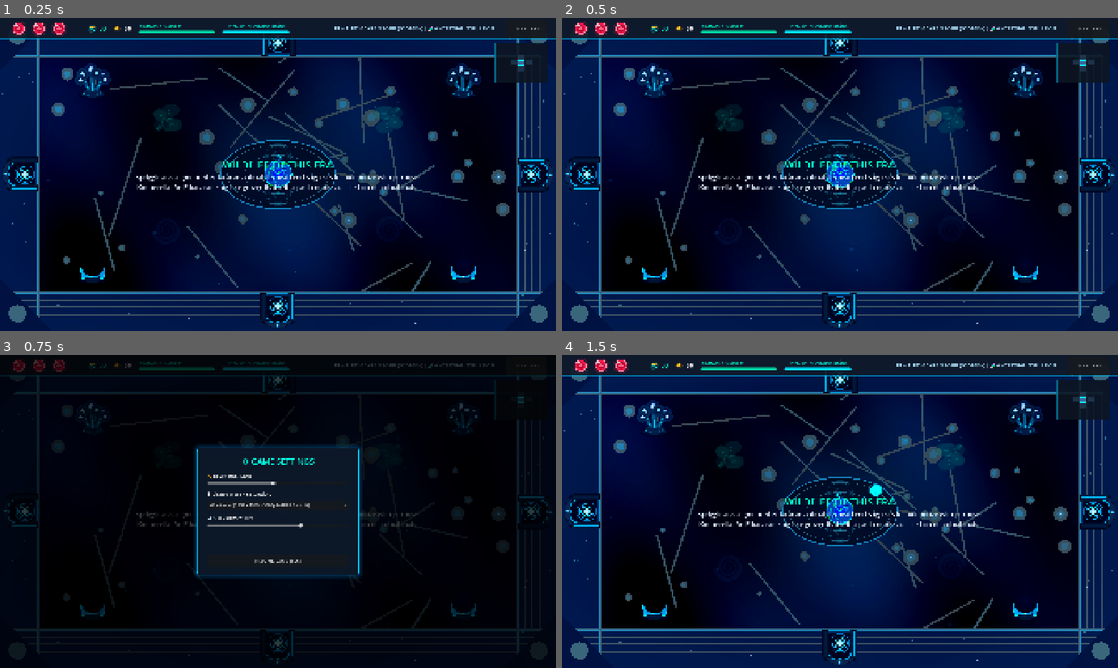
Above: before the commit, frames 1-4 (two rows, left to right).
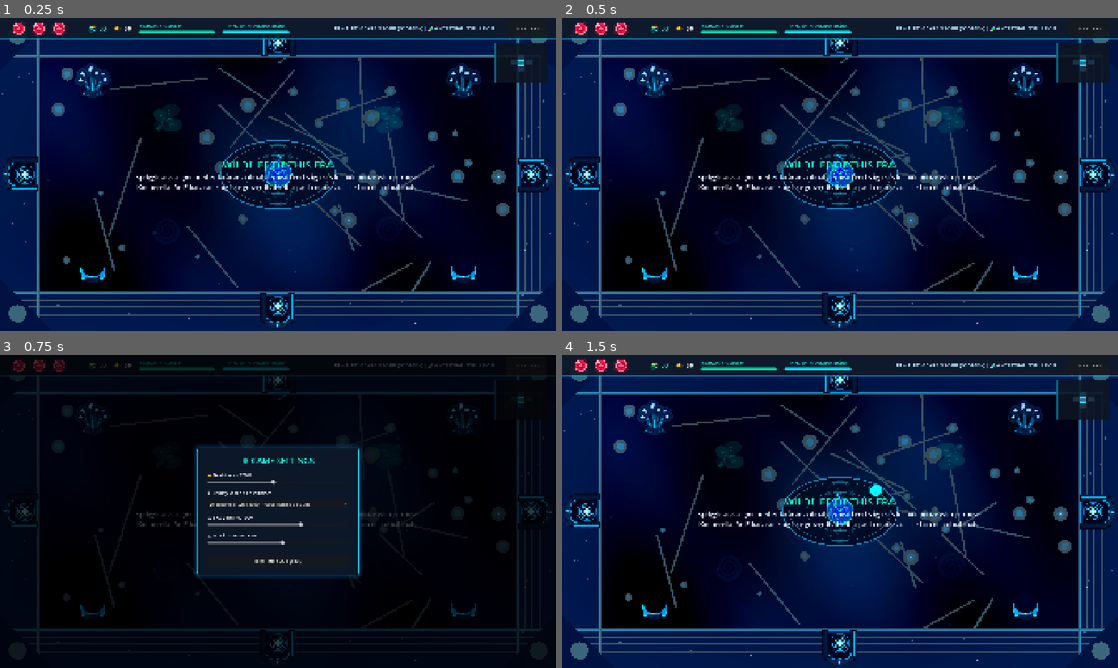
Above: after the commit, the same moments.

Repository: kurosatto/Game
Game: Godot game, scene res://Main.tscn
Two runs of this game, one before a commit and one after it. Both use one fixed random seed, a clock stepped at 60 frames per second and the inputs below.
Inputs:
- Up to frame 1 (0.25 s): no input
- Up to frame 2 (0.5 s): no input
- Up to frame 3 (0.75 s): click "⚙ SETTINGS" at 0.5 s
- Up to frame 4 (1.5 s): click "RESUME GAME (ESC)" at 1.25 s

Frames 1-2 are identical in both runs. In frame 3, 1.0% of the frame differs, in the area x 37-63%, y 32-68%; in frame 4, nothing differs.

Commit message:
Ambient music, new sound effects and click-free SFX
- generate_music.py renders four seamless ambient loops (tidepool, reef,
  abyss, boss) and new effects for dash, zap, evolution pick, boss intro
  and room clear; hit and enemy death are rebuilt warmer, and shoot,
  hurt and explosion tails are faded so they no longer click
- SoundManager plays effects on an SFX bus and crossfades music on a
  Music bus: calm track per floor, boss track in boss rooms
- Settings gets a Music Volume slider (saved with the other settings)

Co-Authored-By: Claude Opus 5.5 <noreply@anthropic.com>

Diff:
--- a/HUD.gd
+++ b/HUD.gd
@@ -95,6 +95,25 @@
     volume_slider.value = SettingsManager.sfx_volume
     update_volume_label(SettingsManager.sfx_volume)
     volume_slider.value_changed.connect(_on_volume_changed)
+
+    # Music volume: a copy of the SFX row, added under it
+    var music_section = $SettingsModal/Panel/Margin/VBox/VolumeSection.duplicate()
+    music_section.name = "MusicSection"
+    $SettingsModal/Panel/Margin/VBox.add_child(music_section)
+    $SettingsModal/Panel/Margin/VBox.move_child(music_section, $SettingsModal/Panel/Margin/VBox/VolumeSection.get_index() + 1)
+    music_label = music_section.get_node("VolumeLabel")
+    var music_slider: HSlider = music_section.get_node("VolumeSlider")
+    music_slider.value = SettingsManager.music_volume
+    update_music_label(SettingsManager.music_volume)
+    music_slider.value_changed.connect(func(val):
+        SettingsManager.set_music_volume(val)
+        update_music_label(val)
+    )
+
+var music_label: Label
+
+func update_music_label(val: float):
+    music_label.text = "🎵 Music Volume: %d%%" % int(val * 100)
 
 func _unhandled_input(event: InputEvent):
     if event is InputEventKey and event.pressed and not event.echo:
@@ -466,4 +485,5 @@
     if evolution_modal:
         evolution_modal.visible = false
     get_tree().paused = false
+    SoundManager.play_sfx("evolve")
     evolution_selected.emit(floor_num, choice_idx)
--- a/Main.gd
+++ b/Main.gd
@@ -95,6 +95,7 @@
 
 func generate_floor():
     hud.update_floor(floor_number)
+    SoundManager.play_music(SoundManager.music_for_floor(floor_number))
 
     dungeon_rooms = level_gen.generate_level(floor_number)
     current_room_pos = Vector2i(4, 4)
@@ -142,6 +143,8 @@
     return false
 
 func register_boss(boss_node: Node):
+    SoundManager.play_sfx("boss_intro")
+    SoundManager.play_music("boss")
     boss_node.boss_health_changed.connect(hud.show_boss_health)
     boss_node.enemy_died.connect(hud.hide_boss_health)
     var boss_floor_color = get_boss_floor_color(floor_number)
@@ -272,6 +275,7 @@
     hud.show_item_banner(title, desc)
 
 func on_boss_defeated(f_num: int):
+    SoundManager.play_music(SoundManager.music_for_floor(f_num))
     if f_num >= 5:
         # Ultimate Final Boss Defeated!
         hud.show_victory(player.get_evolution_summary())
--- a/Player.gd
+++ b/Player.gd
@@ -308,7 +308,7 @@
     var iframe_dur = current_dash_perks.get("invulnerable_duration", 0.28)
     invincibility_time = iframe_dur
 
-    SoundManager.play_sfx("door_open", 1.9, -1.0)
+    SoundManager.play_sfx("dash")
 
     # Camouflage active stealth (Phantom Cuttlefish)
     if current_dash_perks.get("camouflage", false):
@@ -494,8 +494,7 @@
     discharge_cooldown = max_discharge_cooldown
     discharge_updated.emit(discharge_cooldown, max_discharge_cooldown)
 
-    SoundManager.play_sfx("explosion", 1.8, 1.0)
-    SoundManager.play_sfx("shoot", 0.7, 2.0)
+    SoundManager.play_sfx("zap")
 
     var main = get_tree().get_first_node_in_group("main")
     if main and main.has_method("shake_camera"):
--- a/Room.gd
+++ b/Room.gd
@@ -507,6 +507,7 @@
 
 func clear_room():
     room_data.cleared = true
+    SoundManager.play_sfx("room_clear")
 
     for d_dir in door_nodes:
         door_nodes[d_dir].open_door()
--- a/SettingsManager.gd
+++ b/SettingsManager.gd
@@ -6,6 +6,7 @@
 
 var brightness: float = 1.2 # Default bright & vibrant
 var sfx_volume: float = 1.0
+var music_volume: float = 0.8
 var window_mode_index: int = 1 # Default 1920x1080 (Full HD)
 
 var config_path: String = "user://settings.cfg"
@@ -21,18 +22,21 @@
     if err == OK:
         brightness = config.get_value("graphics", "brightness", 1.2)
         sfx_volume = config.get_value("audio", "sfx_volume", 1.0)
+        music_volume = config.get_value("audio", "music_volume", 0.8)
         window_mode_index = config.get_value("display", "window_mode", 1)
 
 func save_settings():
     var config = ConfigFile.new()
     config.set_value("graphics", "brightness", brightness)
     config.set_value("audio", "sfx_volume", sfx_volume)
+    config.set_value("audio", "music_volume", music_volume)
     config.set_value("display", "window_mode", window_mode_index)
     config.save(config_path)
 
 func apply_all_settings():
     set_brightness(brightness)
     set_sfx_volume(sfx_volume)
+    set_music_volume(music_volume)
     set_window_mode(window_mode_index)
 
 func set_brightness(val: float):
@@ -50,13 +54,20 @@
     sfx_volume = clamp(val, 0.0, 1.5)
     sfx_volume_changed.emit(sfx_volume)
 
-    var bus_idx = AudioServer.get_bus_index("Master")
-    if val <= 0.01:
-        AudioServer.set_bus_mute(bus_idx, true)
-    else:
-        AudioServer.set_bus_mute(bus_idx, false)
-        var db = linear_to_db(val)
-        AudioServer.set_bus_volume_db(bus_idx, db)
+    _set_bus_volume("SFX", sfx_volume)
+
+func set_music_volume(val: float):
+    music_volume = clamp(val, 0.0, 1.5)
+    _set_bus_volume("Music", music_volume)
+
+# The SFX and Music buses are created by SoundManager, which loads first
+func _set_bus_volume(bus_name: String, val: float):
+    var bus_idx = AudioServer.get_bus_index(bus_name)
+    if bus_idx == -1:
+        return
+    AudioServer.set_bus_mute(bus_idx, val <= 0.01)
+    if val > 0.01:
+        AudioServer.set_bus_volume_db(bus_idx, linear_to_db(val))
 
 func set_window_mode(index: int):
     window_mode_index = index
--- a/SoundManager.gd
+++ b/SoundManager.gd
@@ -18,22 +18,83 @@
     "explosion":    -1.0,   # Bomb boom — impactful
     "boss_roar":    -3.0,   # Boss rumble — cinematic
     "level_up":     -3.0,   # Level up fanfare — rewarding
+    "dash":         -7.0,   # Water whoosh on dash
+    "zap":          -6.0,   # Bio-electric discharge
+    "evolve":       -4.0,   # Evolution card chosen
+    "boss_intro":   -2.0,   # Boss room entered
+    "room_clear":   -6.0,   # Last enemy in a room died
 }
+
+# Looping background tracks (generate_music.py), by name
+const MUSIC_TRACKS := ["tidepool", "reef", "abyss", "boss"]
+const MUSIC_VOLUME_DB := -10.0
+const MUSIC_FADE := 1.6
+
+var music_streams: Dictionary = {}
+var music_players: Array[AudioStreamPlayer] = []
+var music_active: int = 0
+var current_track: String = ""
 
 func _ready():
     process_mode = Node.PROCESS_MODE_ALWAYS
+    _ensure_bus("SFX")
+    _ensure_bus("Music")
     load_sounds()
     for i in range(pool_size):
         var ap = AudioStreamPlayer.new()
-        ap.bus = "Master"
+        ap.bus = "SFX"
         add_child(ap)
         player_pool.append(ap)
+    # Two music players so tracks can crossfade
+    for i in 2:
+        var mp = AudioStreamPlayer.new()
+        mp.bus = "Music"
+        mp.volume_db = -80.0
+        add_child(mp)
+        music_players.append(mp)
+
+func _ensure_bus(bus_name: String):
+    if AudioServer.get_bus_index(bus_name) != -1:
+        return
+    AudioServer.add_bus()
+    var idx = AudioServer.bus_count - 1
+    AudioServer.set_bus_name(idx, bus_name)
+    AudioServer.set_bus_send(idx, "Master")
 
 func load_sounds():
     for s_name in SOUND_VOLUMES.keys():
         var path = "res://assets/sfx/" + s_name + ".wav"
         if FileAccess.file_exists(path):
             sound_streams[s_name] = load(path)
+    for track in MUSIC_TRACKS:
+        var path = "res://assets/music/" + track + ".wav"
+        if ResourceLoader.exists(path):
+            music_streams[track] = load(path)
+
+# Crossfade to a looping track; asking for the one already playing does nothing
+func play_music(track: String):
+    if track == current_track or not music_streams.has(track):
+        return
+    current_track = track
+    var old_player = music_players[music_active]
+    music_active = 1 - music_active
+    var new_player = music_players[music_active]
+    new_player.stream = music_streams[track]
+    new_player.volume_db = -40.0
+    new_player.play()
+    var tw = create_tween().set_parallel(true)
+    tw.tween_property(new_player, "volume_db", MUSIC_VOLUME_DB, MUSIC_FADE)
+    if old_player.playing:
+        tw.tween_property(old_player, "volume_db", -60.0, MUSIC_FADE)
+        tw.chain().tween_callback(old_player.stop)
+
+# Calm track for each stretch of the run
+func music_for_floor(floor_num: int) -> String:
+    if floor_num <= 2:
+        return "tidepool"
+    if floor_num <= 4:
+        return "reef"
+    return "abyss"
 
 func play_sfx(s_name: String, pitch_scale: float = 1.0, volume_db: float = 0.0):
     if not sound_streams.has(s_name):
Not shown, added: assets/music/abyss.wav.import
Not shown, added: assets/music/boss.wav.import
Not shown, added: assets/music/reef.wav.import
Not shown, added: assets/music/tidepool.wav.import
Not shown, added: assets/sfx/boss_intro.wav.import
Not shown, added: assets/sfx/dash.wav.import
Not shown, added: assets/sfx/evolve.wav.import
Not shown, added: assets/sfx/room_clear.wav.import
Not shown, added: assets/sfx/zap.wav.import
Not shown, added: assets/music/abyss.wav
Not shown, added: assets/music/boss.wav
Not shown, added: assets/music/reef.wav
(and 11 more such lines)
